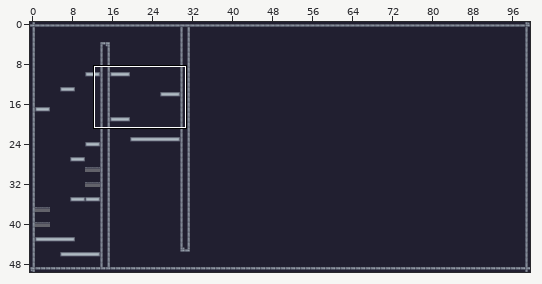
Tiled map, stored at assets/tiles/black-castle.tmx. Above: a wide view before the commit, with the close-up outlined.
Close-up. Earlier state:
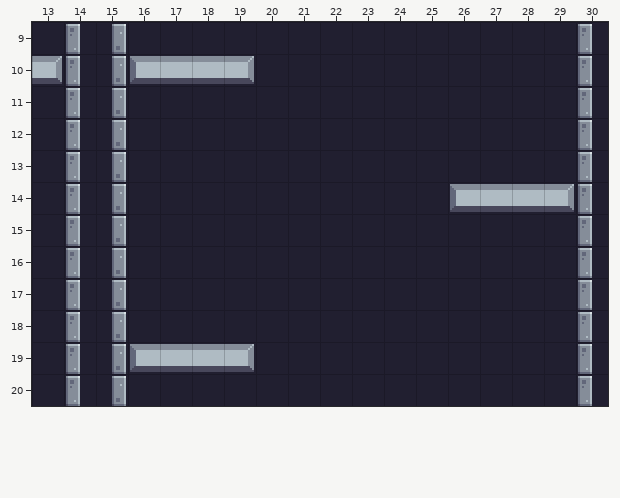
Cells are 16x16 px. Shown: x 13..30, y 9..20. The commit also changed other parts of the map, which this record leaves out.
The same view after the edit:
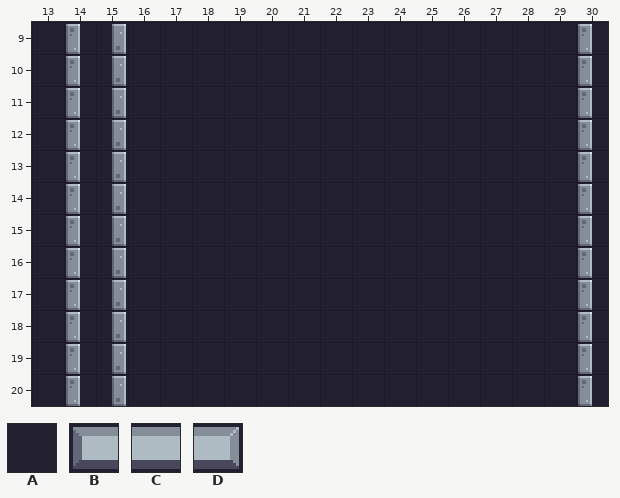
Key: from "my_terrain": A 23, B 100, C 101, D 102.
_ is an empty cell.
What changed:
Layer "Background":
y 10: x 13 D -> A; x 16..19 BCCD -> AAAA
y 14: x 26..29 BCCD -> AAAA
y 19: x 16..19 BCCD -> AAAA
Pixel boxes of the changes (left, top, right, bottom) in both close-ups:
changed: (32, 56, 62, 84)
changed: (130, 56, 254, 84)
changed: (450, 184, 574, 212)
changed: (130, 344, 254, 372)
